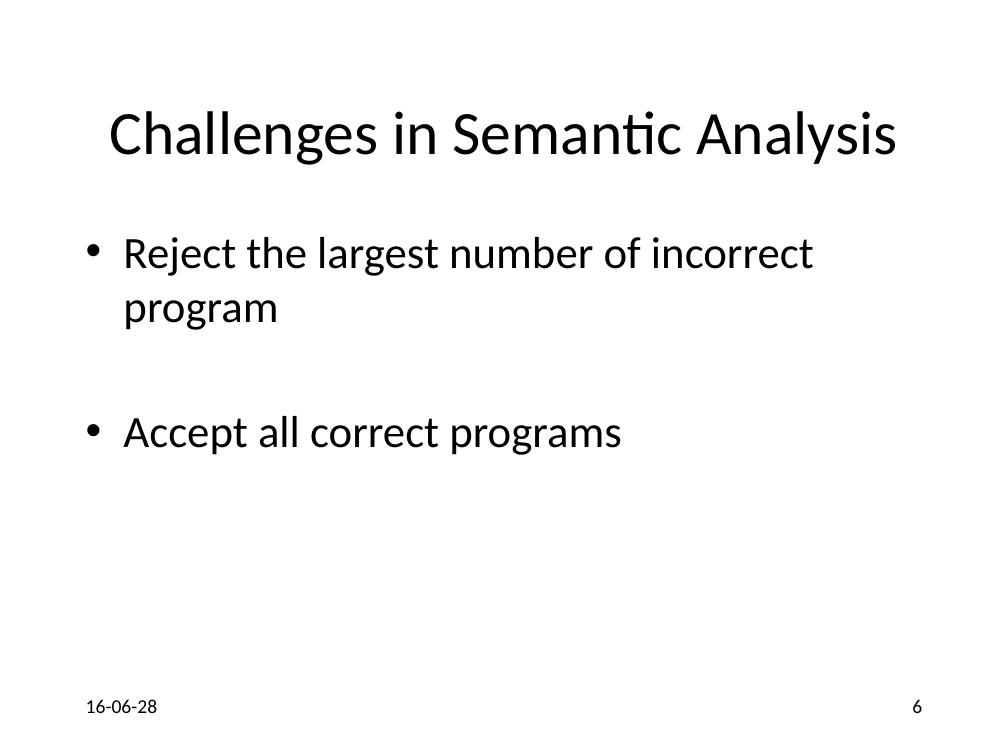
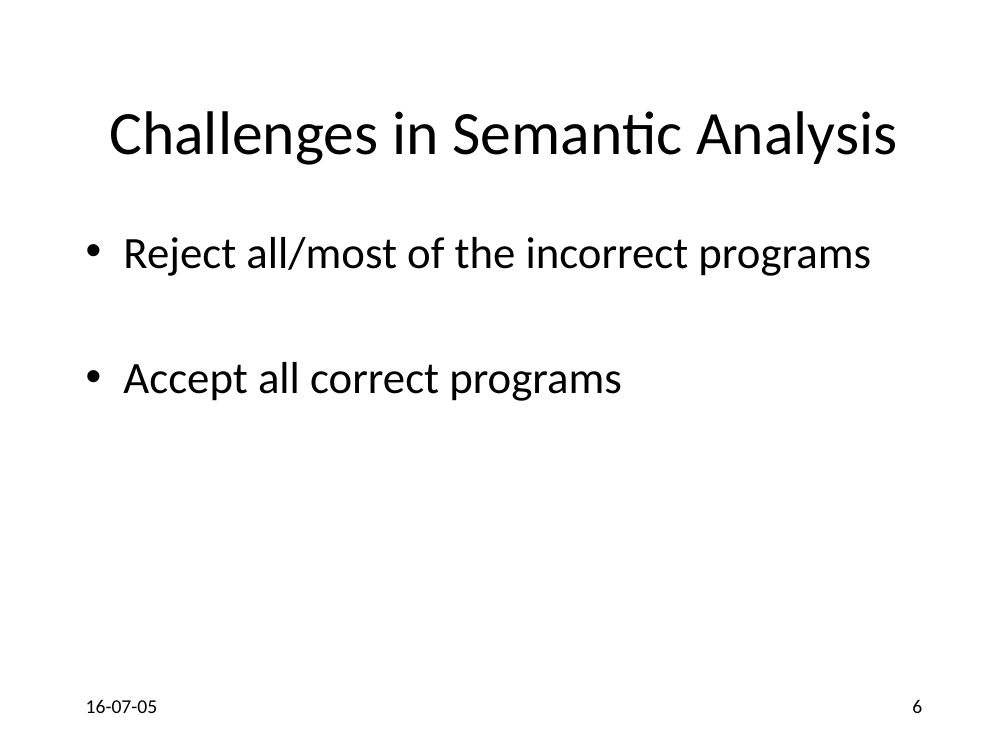
Before and after one commit to anoopsarkar/compilers-class, a slide deck: slide 6 of assets/ppt/codegen/semantics.pptx. Drawn at 1008x756 pixels with LibreOffice and Linux fonts; fonts in the diff are those of the drawing. Boxes give left, top, right and bottom in pixels: in the first picture for what was removed or moved away, otherwise in the second. Text is boxed around its words. In the diff, an @@ line names an element or a change of style, - is before the commit and + after.

```diff
--- a/assets/ppt/codegen/semantics.pptx
+++ b/assets/ppt/codegen/semantics.pptx
@@ text at box(123, 237, 871, 276): text changed @@
-• Reject the largest number of incorrect program
+• Reject all/most of the incorrect programs
@@ text at box(86, 699, 158, 713): text changed @@
-16-06-28
+16-07-05
```
Also in this commit, not shown: 112 other slides changed, 3 other files.
